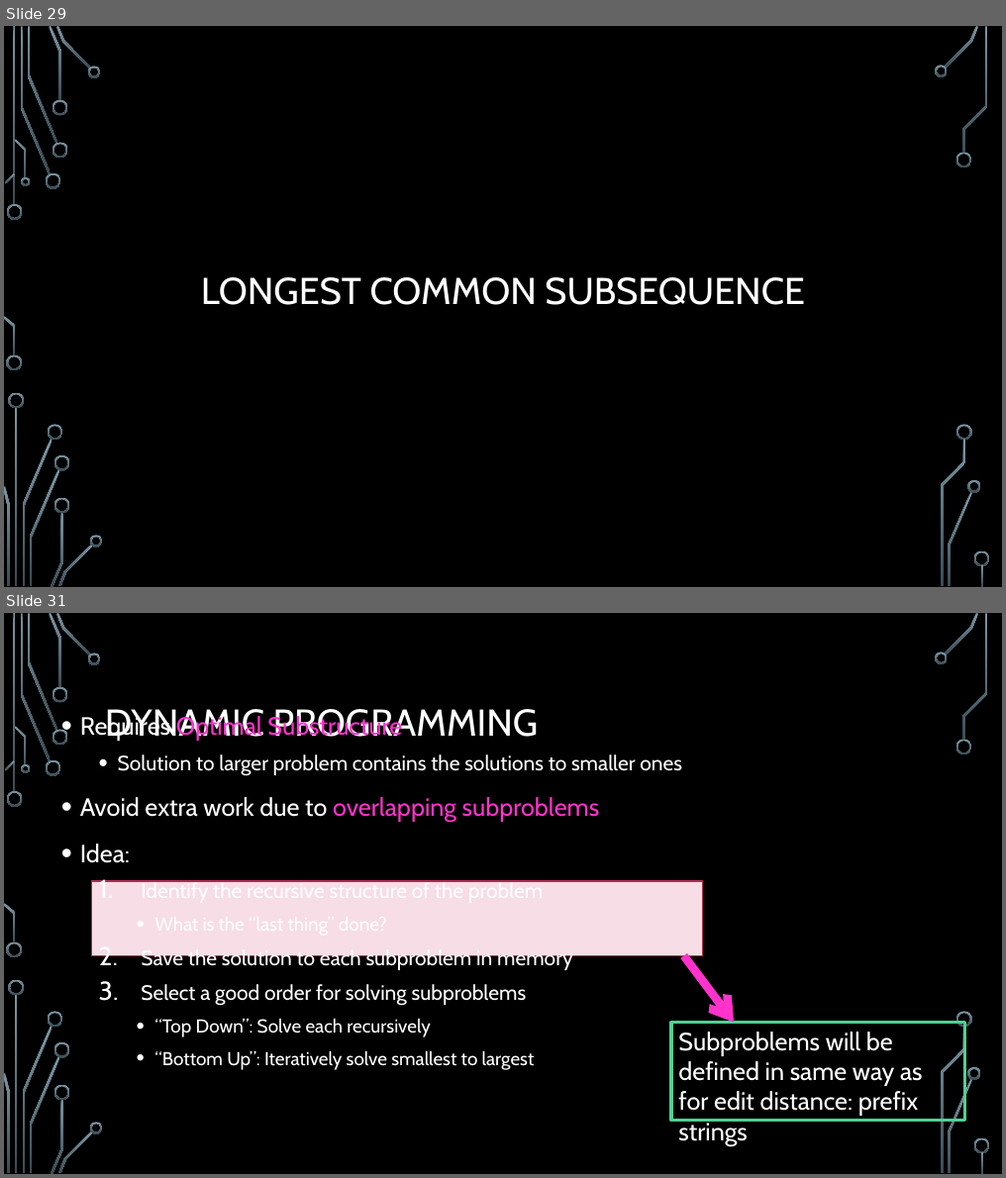
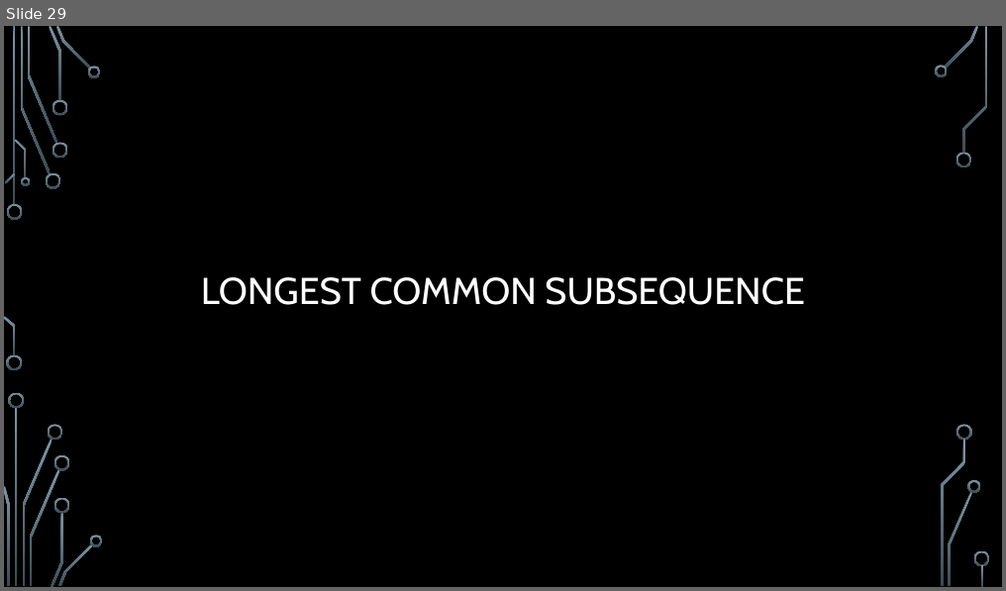
Before and after one commit to markfloryan/dsa2, a slide deck: slides/05-5-Sequences.pptx. Shown one above the other, each under a label of ours: slides 29 and 31 before the commit, slide 29 after it; the slides between them are not shown. The pictures are 1006x1178 and 1006x591 pixels, drawn with LibreOffice and Linux fonts; fonts in the diff are those of the drawing; background and template pictures are left out. Boxes give left, top, right and bottom in pixels: in the first picture for what was removed or moved away, otherwise in the second. Text is boxed around its words. In the diff, an @@ line names an element or a change of style, - is before the commit and + after.

```diff
--- a/slides/05-5-Sequences.pptx
+++ b/slides/05-5-Sequences.pptx
@@ slide 31 removed at <box>4,613,1002,1174</box>, background picture (left out); not listed: 36 template elements that a slide beside it also shows @@
@@ text removed at <box>80,714,682,1070</box> @@
-• Requires Optimal Substructure
-  • Solution to larger problem contains the solutions to smaller ones
-• Avoid extra work due to overlapping subproblems
-• Idea:
-  1. Identify the recursive structure of the problem
-    • What is the “last thing” done?
-  2. Save the solution to each subproblem in memory
-  3. Select a good order for solving subproblems
-    • “Top Down”: Solve each recursively
-    • “Bottom Up”: Iteratively solve smallest to largest
@@ title removed at <box>105,709,539,741</box> @@
-DYNAMIC PROGRAMMING
@@ rectangle removed at <box>91,881,703,956</box> @@
@@ arrow removed from (684, 956) to (734, 1023) @@
@@ rectangle removed at <box>672,1023,965,1121</box> @@
-Subproblems will be defined in same way as for edit distance: prefix strings
```
Also in this commit, not shown: 9 slides changed, 7 slides added, 21 other slides removed, 4 other files.
